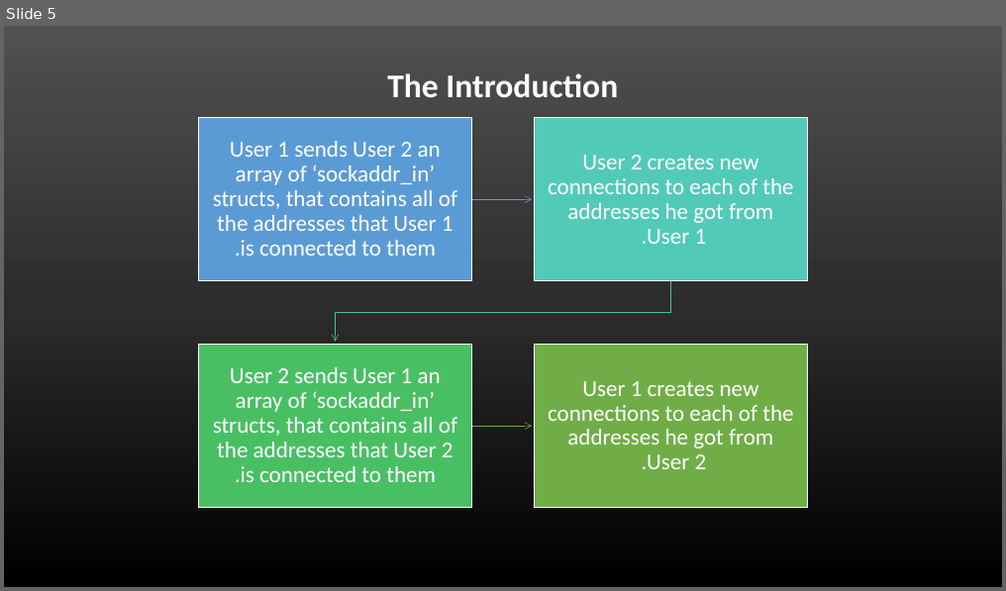
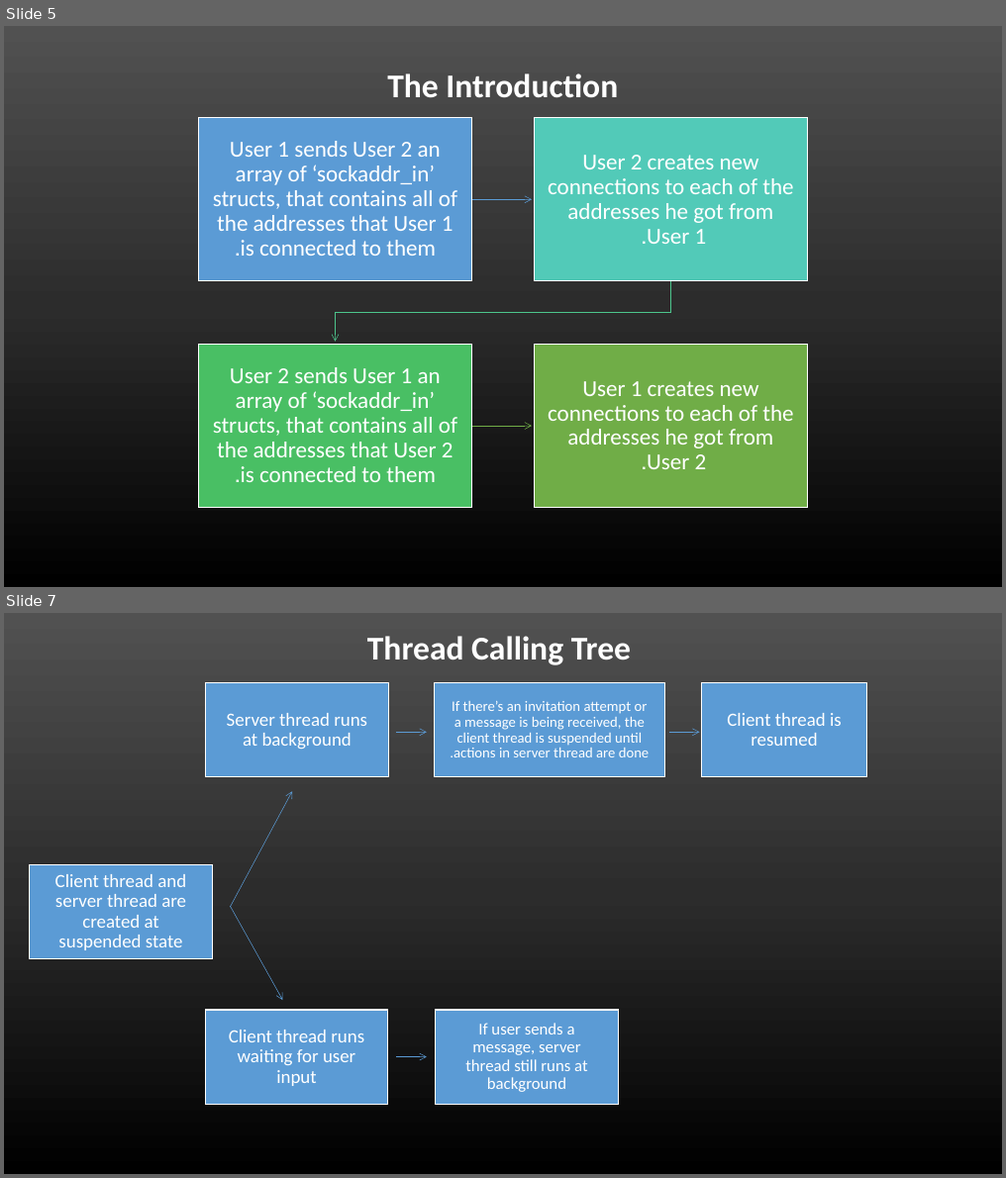
Before and after one commit to IdoNirTheGreat/P2P-Chat, a slide deck: P2P Chat Algorithm.pptx. Shown one above the other, each under a label of ours: slide 5 before the commit, slides 5 and 7 after it; the slides between them are not shown. The pictures are 1006x591 and 1006x1178 pixels, drawn with LibreOffice and Linux fonts; fonts in the diff are those of the drawing. Boxes give left, top, right and bottom in pixels: in the first picture for what was removed or moved away, otherwise in the second. Text is boxed around its words. In the diff, an @@ line names an element or a change of style, - is before the commit and + after.

```diff
--- a/P2P Chat Algorithm.pptx
+++ b/P2P Chat Algorithm.pptx
@@ slide 7 added at (x1=4, y1=613, x2=1002, y2=1174), background gradient #515151 to #2E2E2E to #000000 @@
@@ text added at (x1=367, y1=636, x2=631, y2=665), 32 pt, text #FFFFFF, bold @@
+Thread Calling Tree
@@ freeform shape added at (x1=206, y1=683, x2=389, y2=777), fill #5B9BD5, outline #FFFFFF 1 pt, 18 pt, text #FFFFFF @@
+Server thread runs at background
@@ freeform shape added at (x1=435, y1=683, x2=664, y2=777), fill #5B9BD5, outline #FFFFFF 1 pt, 14 pt, text #FFFFFF @@
+If there’s an invitation attempt or a message is being received, the client thread is suspended until actions in server thread are done.
@@ freeform shape added at (x1=702, y1=683, x2=867, y2=777), fill #5B9BD5, outline #FFFFFF 1 pt, 18 pt, text #FFFFFF @@
+Client thread is resumed
@@ freeform shape added at (x1=396, y1=731, x2=427, y2=735), outline #5B9BD5 0.5 pt @@
@@ freeform shape added at (x1=669, y1=731, x2=700, y2=735), outline #5B9BD5 0.5 pt @@
@@ freeform shape added at (x1=226, y1=789, x2=297, y2=910), outline #5B9BD5 0.5 pt @@
@@ freeform shape added at (x1=30, y1=864, x2=212, y2=959), fill #5B9BD5, outline #FFFFFF 1 pt, 18 pt, text #FFFFFF @@
+Client thread and server thread are created at suspended state
@@ freeform shape added at (x1=226, y1=904, x2=286, y2=1002), outline #5B9BD5 0.5 pt @@
@@ freeform shape added at (x1=205, y1=1010, x2=388, y2=1104), fill #5B9BD5, outline #FFFFFF 1 pt, 18 pt, text #FFFFFF @@
+Client thread runs waiting for user input
@@ freeform shape added at (x1=436, y1=1010, x2=619, y2=1104), fill #5B9BD5, outline #FFFFFF 1 pt, 16 pt, text #FFFFFF @@
+If user sends a message, server thread still runs at background
@@ freeform shape added at (x1=396, y1=1056, x2=427, y2=1059), outline #5B9BD5 0.5 pt @@
```
Also in this commit, not shown: 1 other file.
